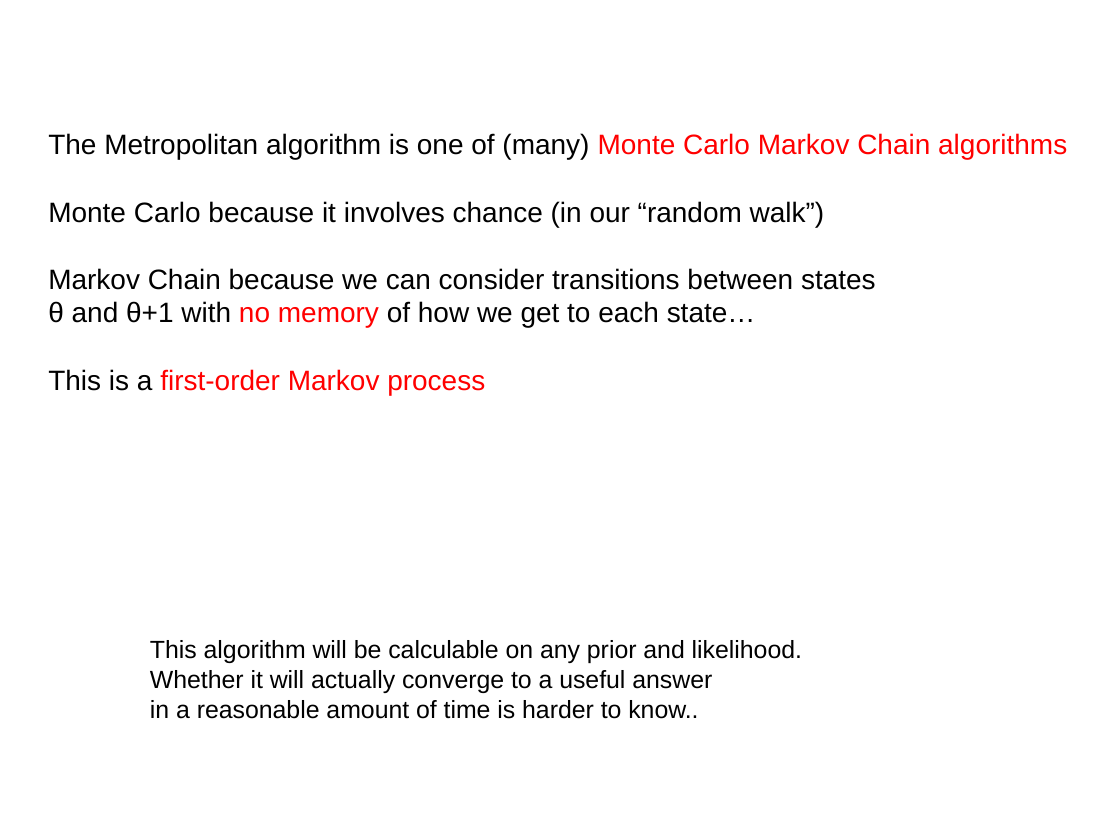
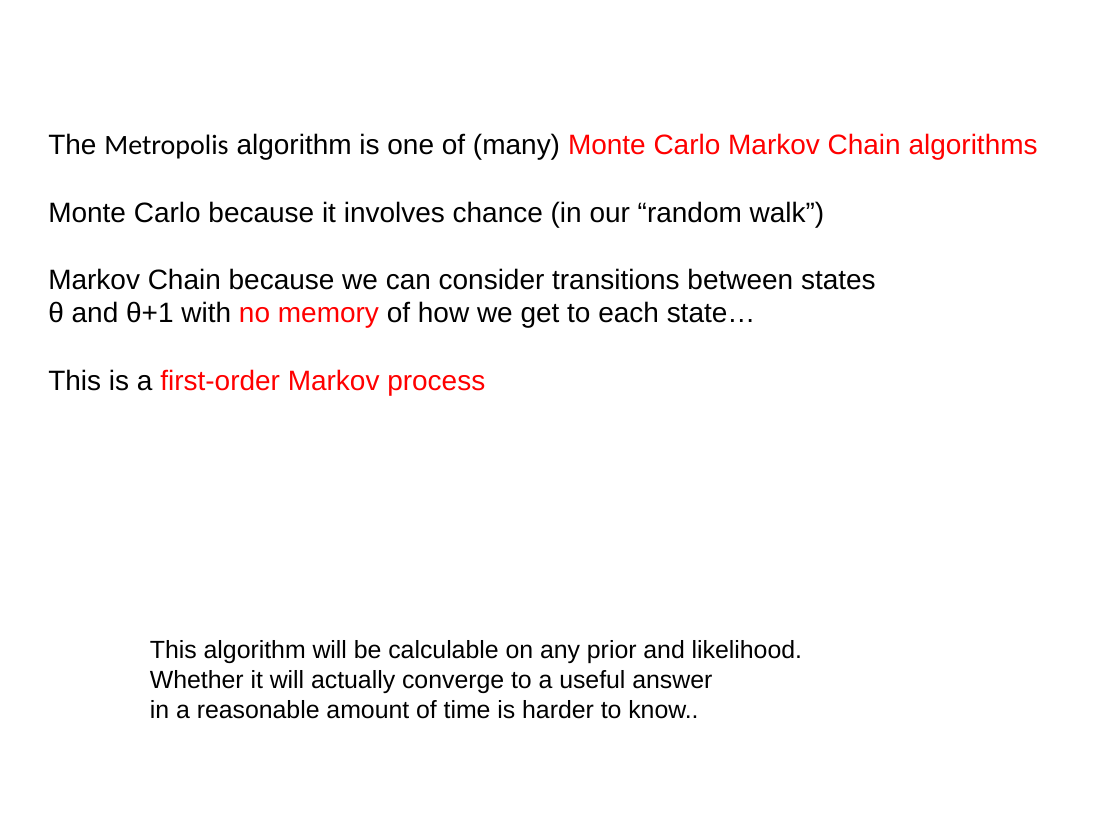
Before and after one commit to afodor/afodor.github.io, a slide deck: slide 20 of classes/stats2016/Lecture06.pptx. Drawn at 1120x840 pixels with LibreOffice and Linux fonts; fonts in the diff are those of the drawing. Boxes give left, top, right and bottom in pixels: in the first picture for what was removed or moved away, otherwise in the second. Text is boxed around its words. In the diff, an @@ line names an element or a change of style, - is before the commit and + after.

```diff
--- a/classes/stats2016/Lecture06.pptx
+++ b/classes/stats2016/Lecture06.pptx
@@ text at [48,133,1038,159]: text changed @@
-The Metropolitan algorithm is one of (many) Monte Carlo Markov Chain algorithms
+The Metropolis algorithm is one of (many) Monte Carlo Markov Chain algorithms
```
Also in this commit, not shown: 3 other slides changed, 2 other files.
